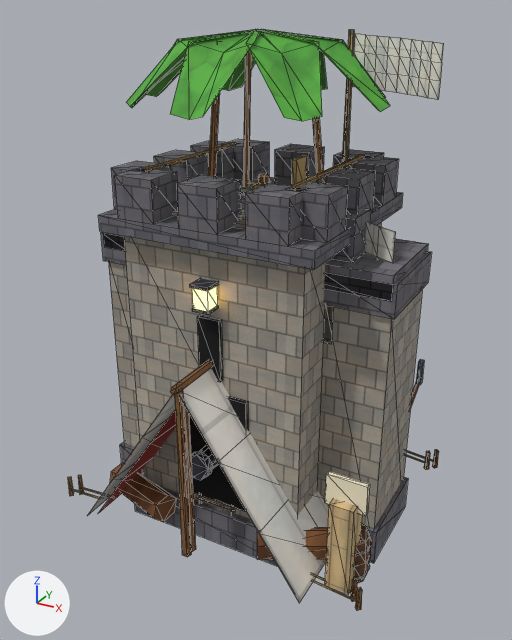
Renders of the glTF model art/anime/land/camp.glb from each side of a commit.
Both versions are drawn from a 50 mm camera at (4.17, -7.67, 6.33) aimed at (0.06, -0.19, 2.59). Lighting does not change. The marker at lower left points along +X, +Y and +Z. The older version comes first. Mesh edges are drawn as thin lines. Where no turn or scale is listed for an object, it has been applied to the vertices.

The first picture shows 'Campfire', 'Lookout', 'NavyFortGate', 'NavyFortTower', 'TentBrethren', 'TentNavy' and 3 more.
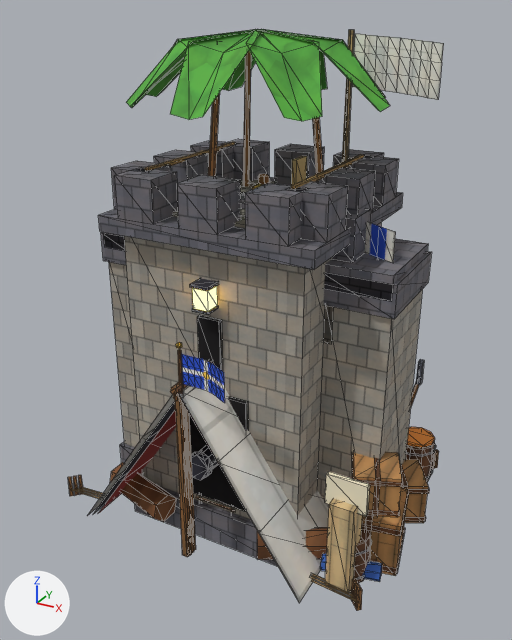
Where the change shows, as pixel boxes [x1, y1, x2, y2] in the pictures (512 x 640 px):
'TentCompany', added: after [73, 342, 436, 606]
'FlagCompany', added (mostly hidden): after [252, 184, 395, 260]
    faces in mat_flagcompany (picture img_flag_company): [369, 223, 395, 260]

The change, as a list of edits to the scene's bpy script:
```text
Add img_flag_company:
    img_flag_company = load_image('flag_company', '_unpacked/flag_company', 256, 256, 'sRGB')
Add mat_tentgold:
    mat_tentgold = bpy.data.materials.new('TentGold')
    # colours: orange #dba838
    # uses the picture img_weave
Add mat_tentcharcoal:
    mat_tentcharcoal = bpy.data.materials.new('TentCharcoal')
    # colours: dark grey #3d3d47
    # uses the picture img_weave
Add mat_flagcompany:
    mat_flagcompany = principled_material('FlagCompany')
    mat_flagcompany.texture = img_flag_company
    mat_flagcompany.roughness = 0.9
Add mat_awningblue:
    mat_awningblue = bpy.data.materials.new('AwningBlue')
    # colours: blue #3d6bc7
    # uses the picture img_weave
Add mat_produce:
    mat_produce = principled_material('Produce')
    mat_produce.base_color = (0.89, 0.274, 0.022)  # orange #f28f29
    mat_produce.roughness = 0.6
Add me_tentcompany:
    me_tentcompany.from_pydata(...)  # 459 vertices, 693 faces; spans x -2.33..2.33, y -1.95..1.95, z -1.52..1.52
    me_tentcompany.materials.append(mat_pole)
    me_tentcompany.materials.append(mat_tentcharcoal)
    me_tentcompany.materials.append(mat_tentgold)
    me_tentcompany.materials.append(mat_rope)
    me_tentcompany.materials.append(mat_gold)  # yellow #ffd14c
    me_tentcompany.materials.append(mat_flagcompany)  # picture img_flag_company
    me_tentcompany.materials.append(mat_plankpale)
    me_tentcompany.materials.append(mat_sack)
    me_tentcompany.materials.append(mat_plank)
    me_tentcompany.materials.append(mat_timber)
    me_tentcompany.materials.append(mat_iron)  # dark grey #2b2b36
    me_tentcompany.materials.append(mat_produce)  # orange #f28f29
    me_tentcompany.materials.append(mat_awningblue)
Add me_flagcompany:
    me_flagcompany.from_pydata(...)  # 80 vertices, 120 faces; spans x -1.13..1.13, y -0.37..0.37, z -2.22..2.22
    # faces by material slot: [20, 20, 20, 48, 12]
    me_flagcompany.materials.append(mat_rockdark)
    me_flagcompany.materials.append(mat_plankpale)
    me_flagcompany.materials.append(mat_gold)  # yellow #ffd14c
    me_flagcompany.materials.append(mat_flagcompany)  # picture img_flag_company
    me_flagcompany.materials.append(mat_tentgold)
Add ob_tentcompany:
    ob_tentcompany = bpy.data.objects.new('TentCompany', me_tentcompany)
    ob_tentcompany.location = (0.14, 0.0, 1.43)
Add ob_flagcompany:
    ob_flagcompany = bpy.data.objects.new('FlagCompany', me_flagcompany)
    ob_flagcompany.location = (0.73, 0.01, 2.13)
```
